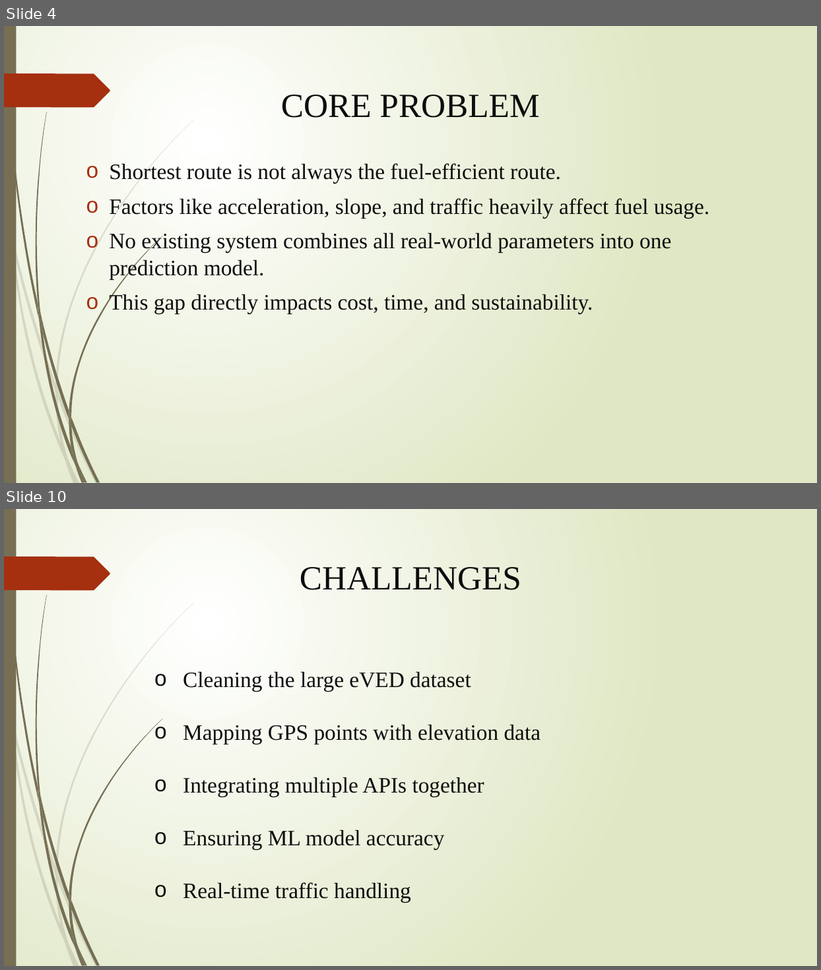
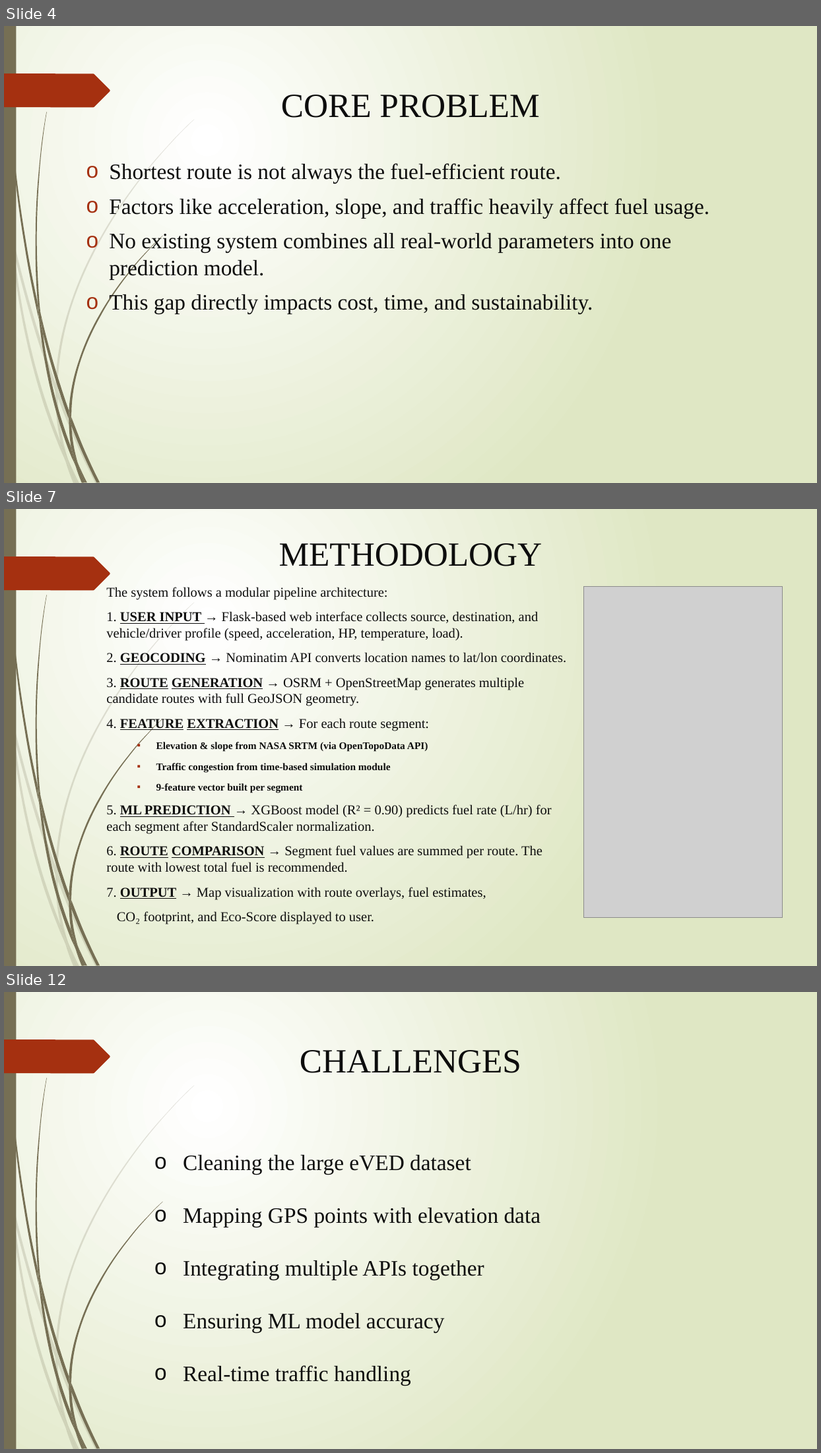
Before and after one commit to Ankit-Pramanick/Fuel_optimization, a slide deck: Project Report.pptx. Shown one above the other, each under a label of ours: slides 4 and 10 before the commit, slides 4, 7 and 12 after it; the slides between them are not shown. The pictures are 821x970 and 821x1453 pixels, drawn with LibreOffice and Linux fonts; fonts in the diff are those of the drawing; grey boxes stand for pictures. Boxes give left, top, right and bottom in pixels: in the first picture for what was removed or moved away, otherwise in the second. Text is boxed around its words. In the diff, an @@ line names an element or a change of style, - is before the commit and + after.

```diff
--- a/Project Report.pptx
+++ b/Project Report.pptx
@@ slide 7 added at (x1=4, y1=509, x2=817, y2=966), background gradient #FFFFFF to #DFE8C4; not listed: 24 template elements that a slide beside it also shows @@
@@ title added at (x1=279, y1=543, x2=543, y2=566), 40 pt, text #0D0D0D @@
+METHODOLOGY
@@ text added at (x1=106, y1=587, x2=566, y2=925), 16 pt, text #0D0D0D @@
+The system follows a modular pipeline architecture:
+1. USER INPUT → Flask-based web interface collects source, destination, and vehicle/driver profile (speed, acceleration, HP, temperature, load).
+2. GEOCODING → Nominatim API converts location names to lat/lon coordinates.
+3. ROUTE GENERATION → OSRM + OpenStreetMap generates multiple candidate routes with full GeoJSON geometry.
+4. FEATURE EXTRACTION → For each route segment:
+  ▪ Elevation & slope from NASA SRTM (via OpenTopoData API)
+  ▪ Traffic congestion from time-based simulation module
+  ▪ 9-feature vector built per segment
+5. ML PREDICTION → XGBoost model (R² = 0.90) predicts fuel rate (L/hr) for each segment after StandardScaler normalization.
+6. ROUTE COMPARISON → Segment fuel values are summed per route. The route with lowest total fuel is recommended.
+7. OUTPUT → Map visualization with route overlays, fuel estimates,
+CO₂ footprint, and Eco-Score displayed to user.
@@ picture added at (x1=584, y1=586, x2=783, y2=918) @@
@@ what was slide 10 is now slide 12 @@
```
Also in this commit, not shown: 6 slides changed, 4 other slides added, 1 slide removed.
